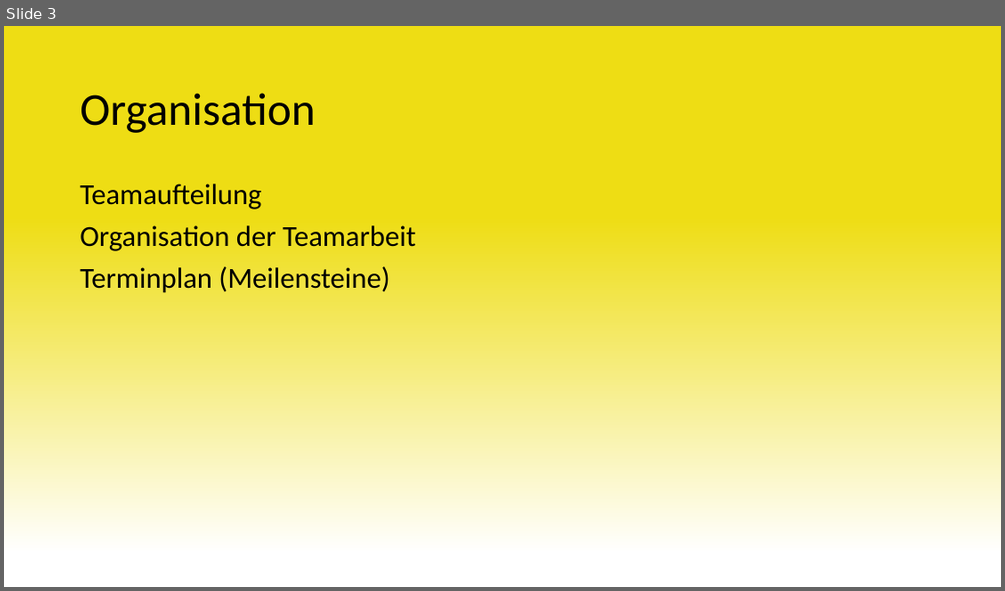
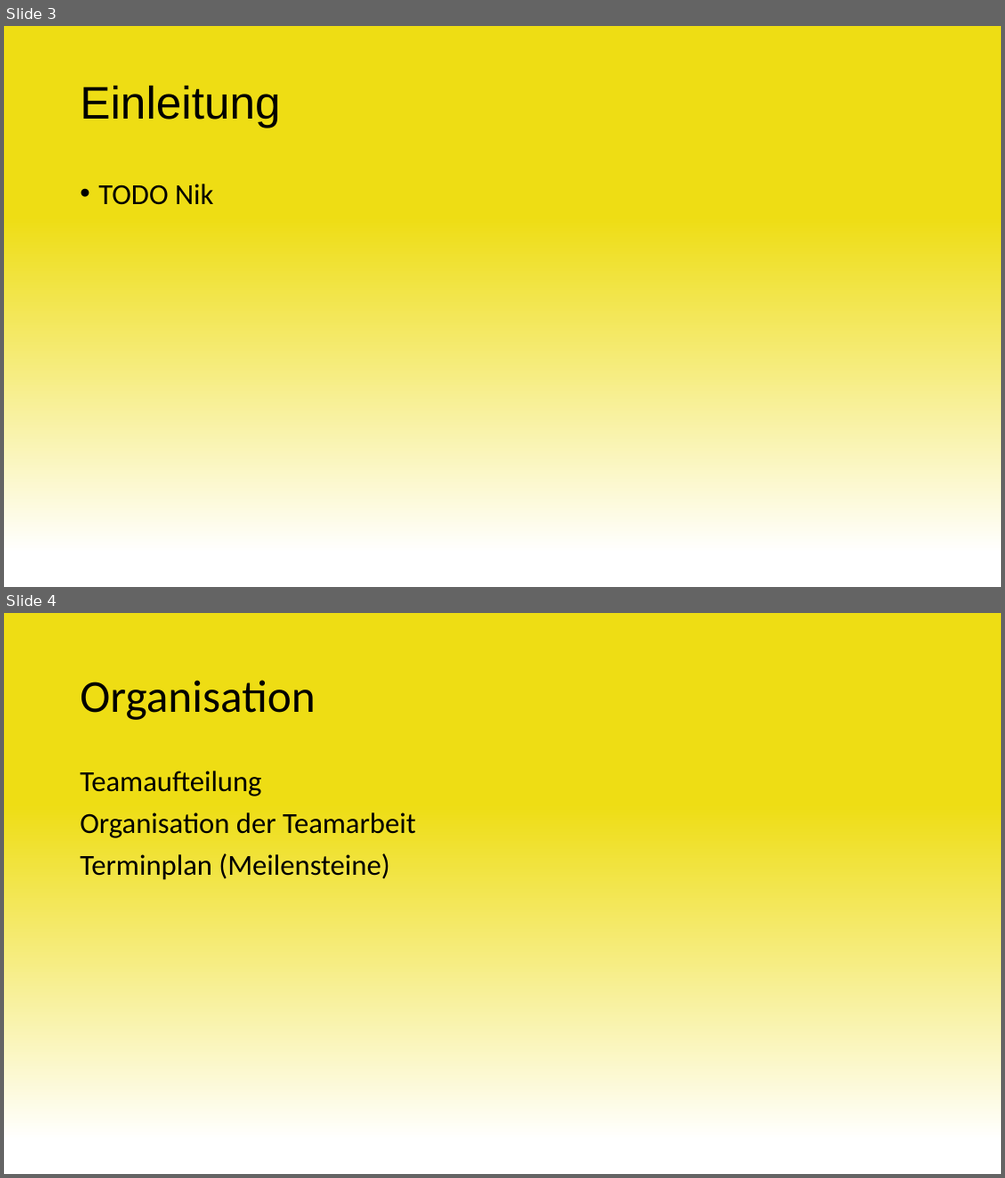
Before and after one commit to Swissmade41/EMI-Filter, a slide deck: Präsentation/Zwischenpräsentation.pptx. Shown one above the other, each under a label of ours: slide 3 before the commit, slides 3 and 4 after it. The pictures are 1005x591 and 1005x1178 pixels, drawn with LibreOffice and Linux fonts; fonts in the diff are those of the drawing. Boxes give left, top, right and bottom in pixels: in the first picture for what was removed or moved away, otherwise in the second. Text is boxed around its words. In the diff, an @@ line names an element or a change of style, - is before the commit and + after.

```diff
--- a/Präsentation/Zwischenpräsentation.pptx
+++ b/Präsentation/Zwischenpräsentation.pptx
@@ slide 3 added at (x1=4, y1=26, x2=1001, y2=587), background gradient #FFFFFF to #EEDD14 @@
@@ title added at (x1=80, y1=85, x2=280, y2=127), 44 pt, text #000000 @@
+Einleitung
@@ text added at (x1=98, y1=184, x2=213, y2=205), 28 pt, text #000000 @@
+• TODO Nik
@@ what was slide 3 is now slide 4 @@
```
Also in this commit, not shown: 2 slides changed, 8 other slides added.
